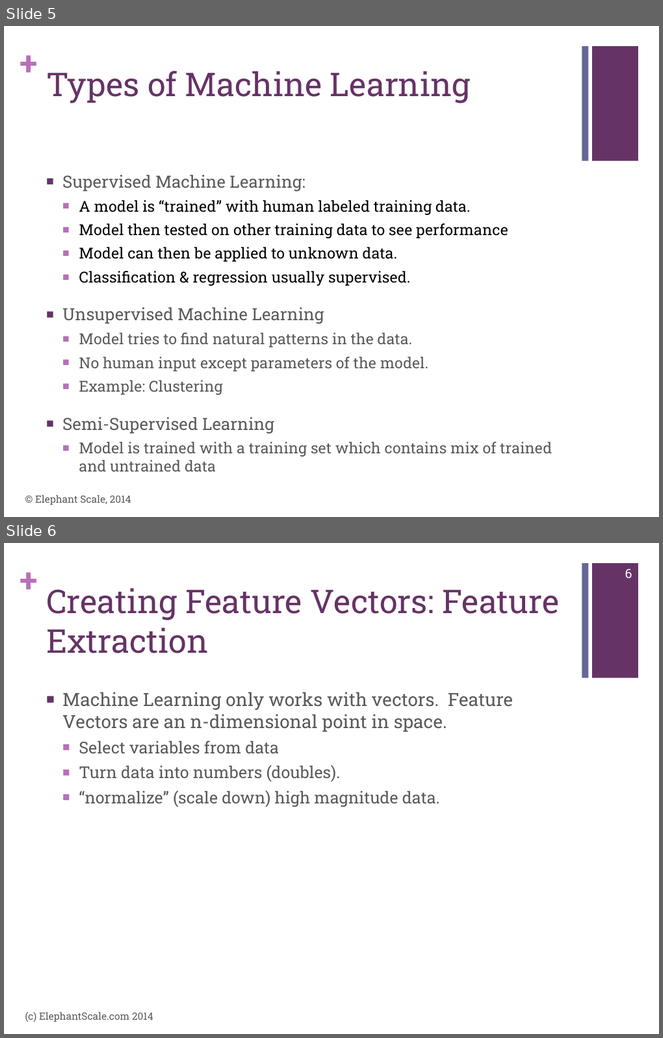
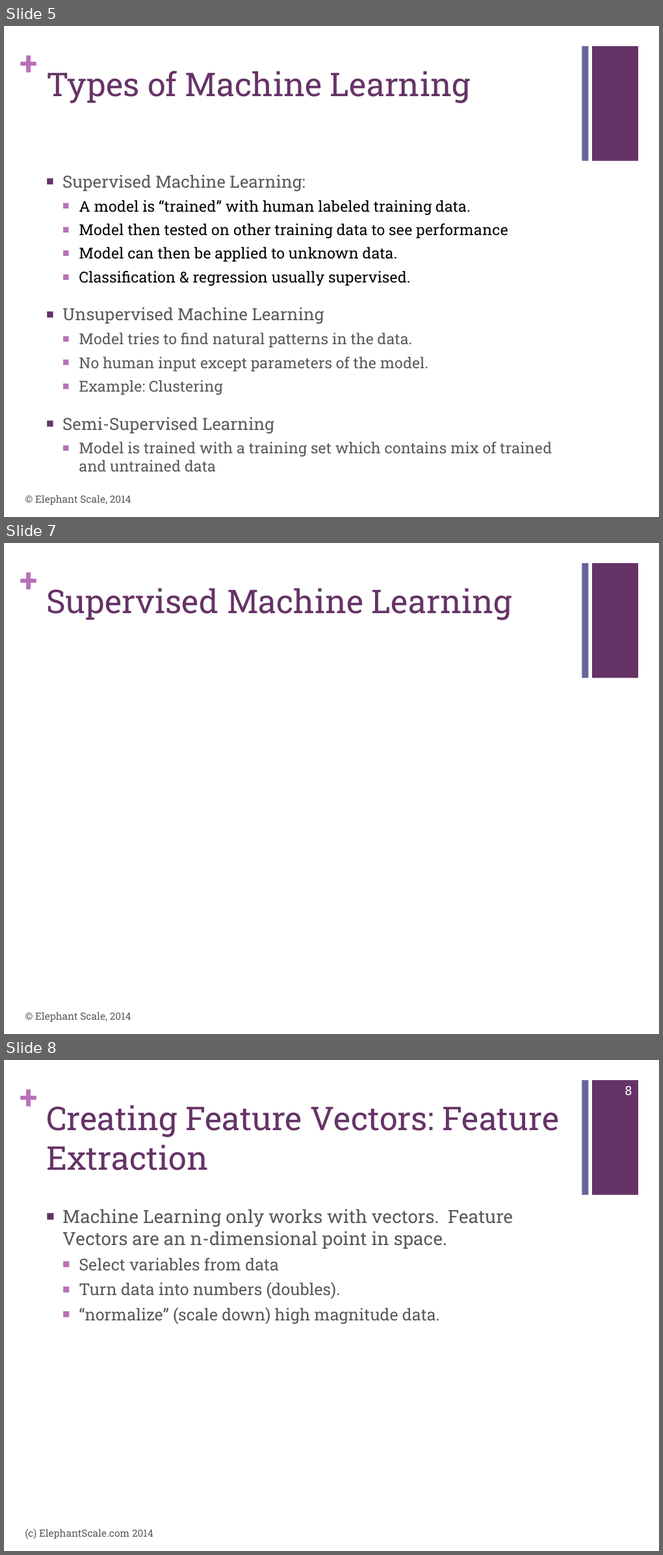
Before and after one commit to mattvinks/spark-labs, a slide deck: slides/MLLib.pptx. Shown one above the other, each under a label of ours: slides 5 and 6 before the commit, slides 5, 7 and 8 after it; the slides between them are not shown. The pictures are 663x1038 and 663x1555 pixels, drawn with LibreOffice and Linux fonts; fonts in the diff are those of the drawing. Boxes give left, top, right and bottom in pixels: in the first picture for what was removed or moved away, otherwise in the second. Text is boxed around its words. In the diff, an @@ line names an element or a change of style, - is before the commit and + after.

```diff
--- a/slides/MLLib.pptx
+++ b/slides/MLLib.pptx
@@ slide 7 added at (4,543,659,1034), background #FFFFFF; not listed: 3 template elements that a slide beside it also shows @@
@@ title added at (46,588,512,620), 36 pt, text #663366 @@
+Supervised Machine Learning
@@ text added at (35,1012,131,1022), 11 pt, text #595959 @@
+© Elephant Scale, 2014
@@ what was slide 6 is now slide 8 @@
@@ page number at (625,1086,633,1095): text changed @@
-6
+8
```
Also in this commit, not shown: 1 slide changed, 5 other slides added.
